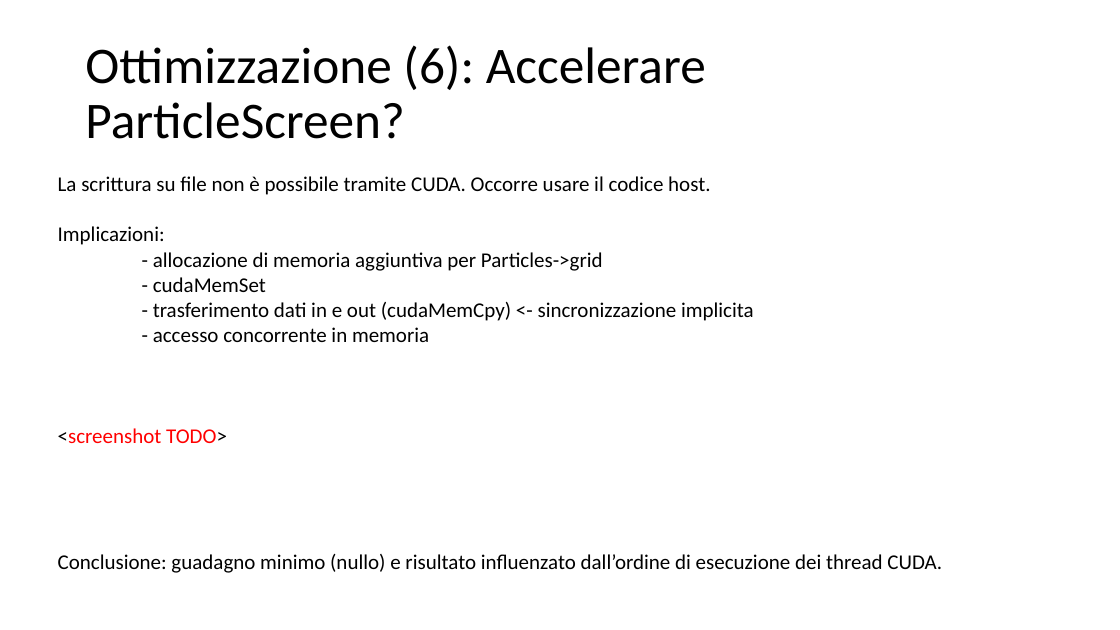
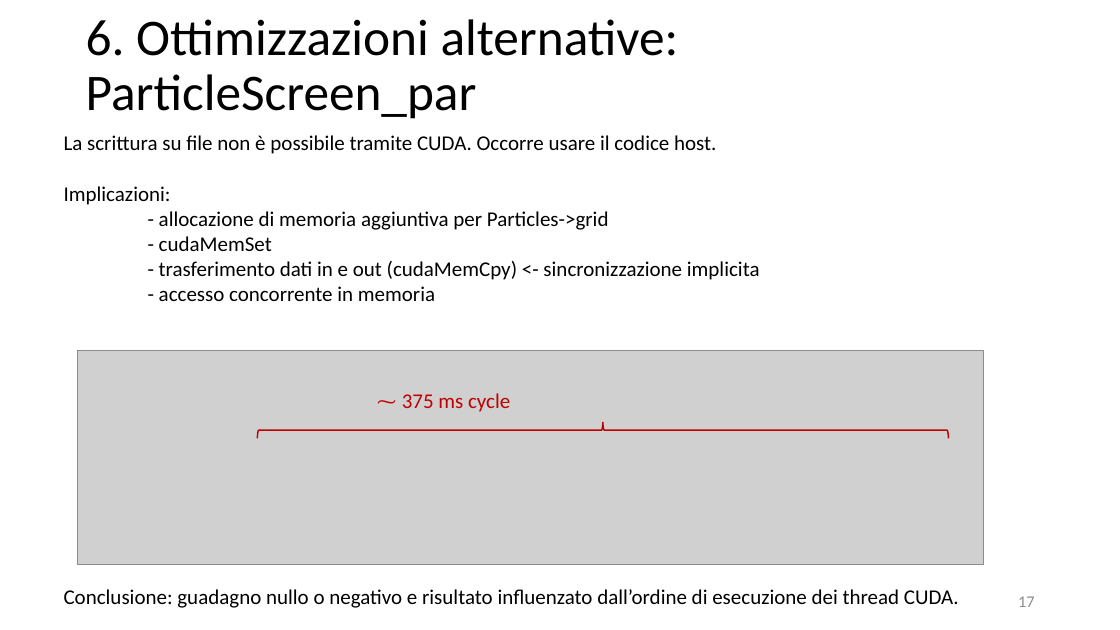
Before and after one commit to piepor/particles-simulation-parallel, a slide deck: slide 17 of presentazione/presentazione.pptx (slide 16 before the commit). Drawn at 1120x630 pixels with LibreOffice and Linux fonts; fonts in the diff are those of the drawing; grey boxes stand for pictures. Boxes give left, top, right and bottom in pixels: in the first picture for what was removed or moved away, otherwise in the second. Text is boxed around its words. In the diff, an @@ line names an element or a change of style, - is before the commit and + after.

```diff
--- a/presentazione/presentazione.pptx
+++ b/presentazione/presentazione.pptx
@@ title at bbox=[86, 19, 679, 119]: text changed @@
-Ottimizzazione (6): Accelerare ParticleScreen?
+6. Ottimizzazioni alternative: ParticleScreen_par
@@ text "La scrittura su file non ...": place and size @@
-text "La scrittura su file non ..." at bbox=[58, 176, 942, 573]
+text "La scrittura su file non ..." at bbox=[64, 135, 959, 608]
@@ picture added at bbox=[77, 351, 984, 565] @@
@@ text added at bbox=[402, 393, 510, 412], 18 pt, text #C00000 @@
+⁓ 375 ms cycle
@@ left brace added at bbox=[258, 422, 949, 439], outline #C00000 1.25 pt @@
@@ text at bbox=[64, 589, 959, 608]: text changed @@
-<screenshot TODO>
-Conclusione: guadagno minimo (nullo) e risultato influenzato dall’ordine di esecuzione dei thread CUDA.
+Conclusione: guadagno nullo o negativo e risultato influenzato dall’ordine di esecuzione dei thread CUDA.
@@ page number added at bbox=[1018, 596, 1035, 607], 14 pt, text #8C8C8C @@
+17
```
Also in this commit, not shown: 16 other slides changed, 3 slides added, 4 other files.
